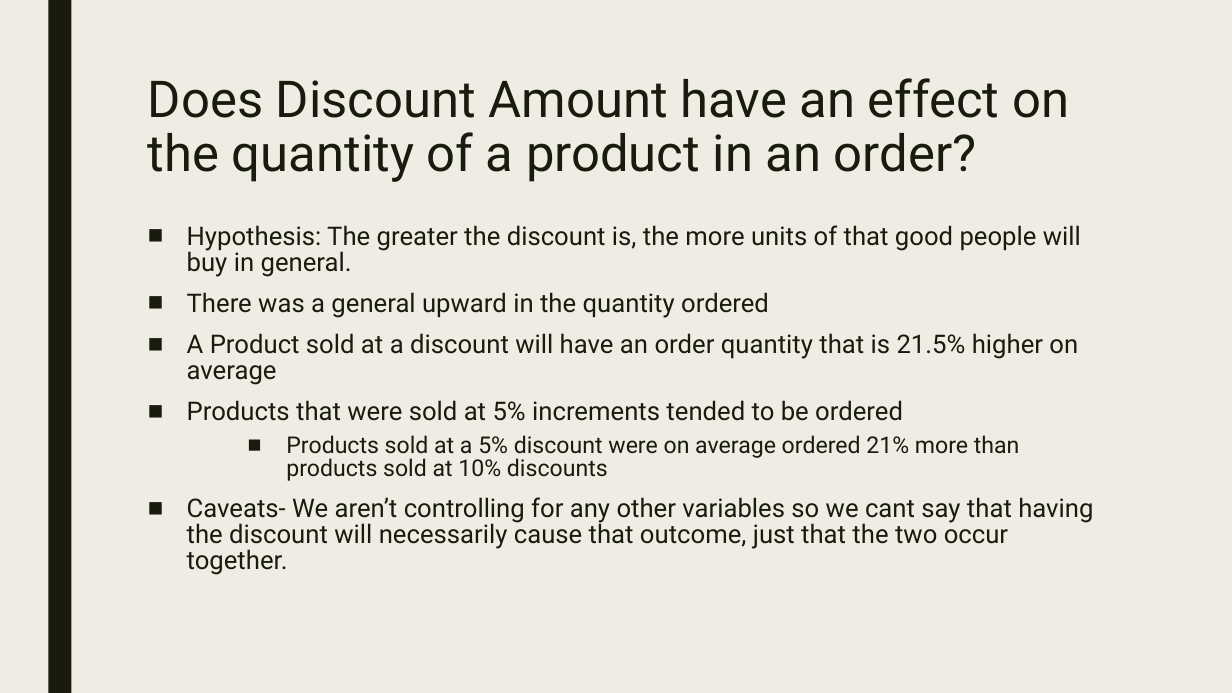
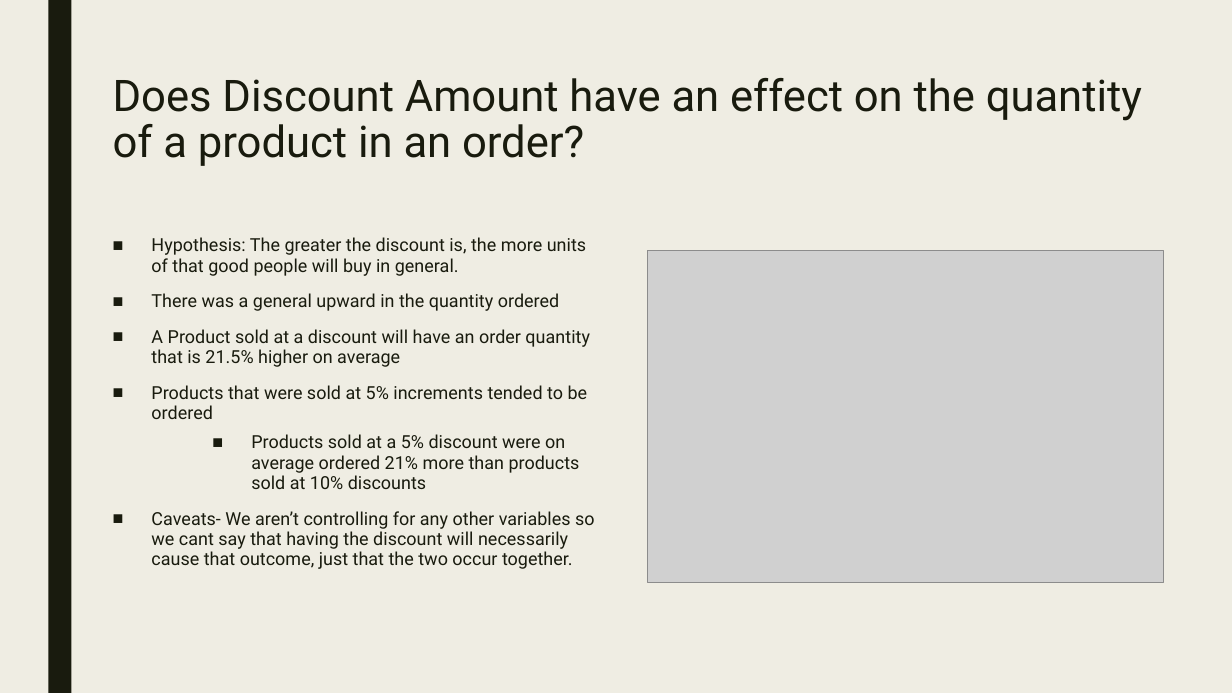
Before and after one commit to Shin-pete/dsc-2-final-project-online-ds-ft-100118, a slide deck: slide 2 of Northwind_presentation.pptx. Drawn at 1232x693 pixels with LibreOffice and Linux fonts; fonts in the diff are those of the drawing; grey boxes stand for pictures. Boxes give left, top, right and bottom in pixels: in the first picture for what was removed or moved away, otherwise in the second. Text is boxed around its words. In the diff, an @@ line names an element or a change of style, - is before the commit and + after.

```diff
--- a/Northwind_presentation.pptx
+++ b/Northwind_presentation.pptx
@@ title "Does Discount Amount have an ...": place and size @@
-title "Does Discount Amount have an ..." at <box>148,78,1069,182</box>
+title "Does Discount Amount have an ..." at <box>113,78,1142,166</box>
@@ title "Does Discount Amount have an ..." at <box>113,78,1142,166</box>: size 39.6 to 34 pt @@
@@ text "Hypothesis: The greater the discount ...": place and size @@
-text "Hypothesis: The greater the discount ..." at <box>187,225,1093,575</box>
+text "Hypothesis: The greater the discount ..." at <box>151,237,595,569</box>
@@ text "Hypothesis: The greater the discount ..." at <box>151,237,595,569</box>: size 20 to 14 pt in "Hypothesis: The greater the discount is, the ...", "There was a general upward in the ...", "A Product sold at a discount will ...", "Products that were sold at 5% increments ..." and 1 more places; size 18 to 14 pt in "Products sold at a 5% discount were ..."; line spacing 0.84 to 0.94 @@
@@ picture added at <box>648,250,1164,582</box> @@
```
Also in this commit, not shown: 3 other slides changed, 1 other file.
